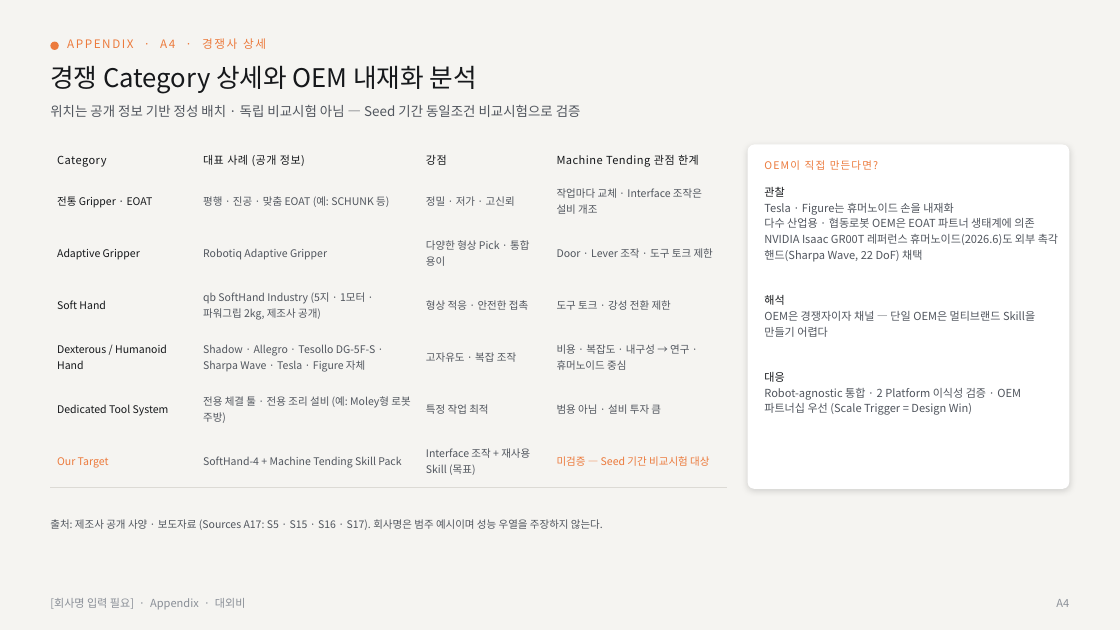
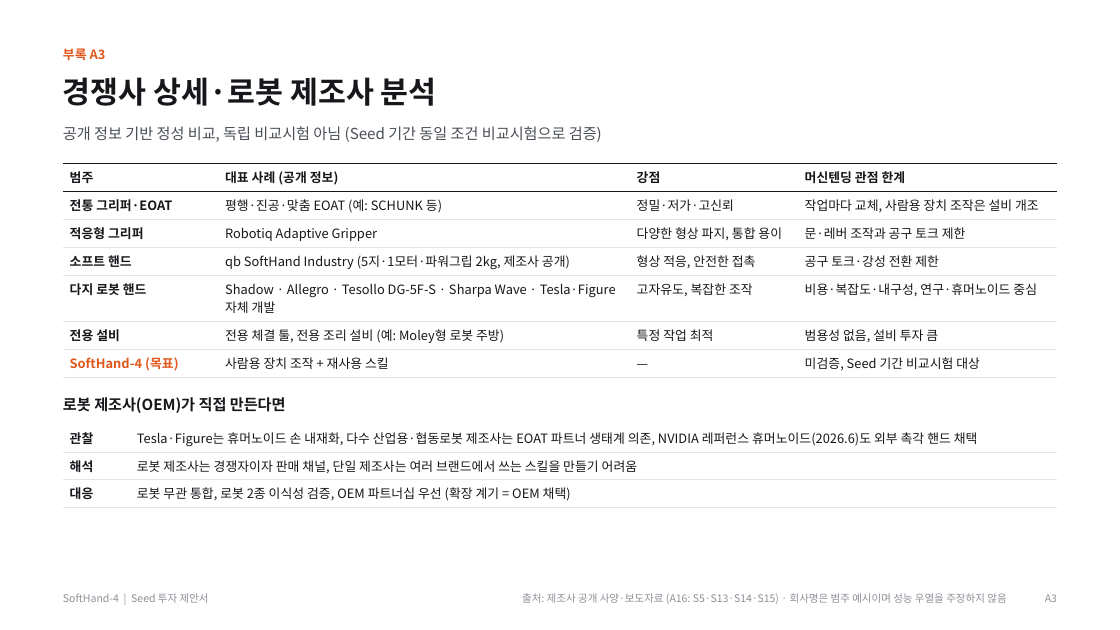
Before and after one commit to kimdonghyun2789-hash/D, a slide deck: slide 20 of SoftHand_Founding_Seed_IR_Deck_Final.pptx. Drawn at 1120x630 pixels with LibreOffice and Linux fonts; fonts in the diff are those of the drawing. Boxes give left, top, right and bottom in pixels: in the first picture for what was removed or moved away, otherwise in the second. Text is boxed around its words. In the diff, an @@ line names an element or a change of style, - is before the commit and + after.

```diff
--- a/SoftHand_Founding_Seed_IR_Deck_Final.pptx
+++ b/SoftHand_Founding_Seed_IR_Deck_Final.pptx
@@ background #F5F4F1 to #FFFFFF @@
@@ ellipse removed at (50, 41, 59, 50) @@
@@ text added at (63, 48, 106, 60), 11 pt, text #E2571B, bold @@
+부록 A3
@@ text removed at (50, 65, 477, 94) @@
-경쟁 Category 상세와 OEM 내재화 분석
@@ text at (63, 77, 437, 106): text changed; size 10 to 26 pt; text colour #EC7A3C to #15171A; bold on @@
-APPENDIX · A4 · 경쟁사 상세
+경쟁사 상세·로봇 제조사 분석
@@ text at (63, 126, 602, 142): text changed; size 11.5 to 13 pt; text colour #51565E to #4A4F57 @@
-위치는 공개 정보 기반 정성 배치 · 독립 비교시험 아님 — Seed 기간 동일조건 비교시험으로 검증
+공개 정보 기반 정성 비교, 독립 비교시험 아님 (Seed 기간 동일 조건 비교시험으로 검증)
@@ rounded rectangle removed at (748, 145, 1070, 489) @@
@@ table at (63, 164, 1057, 377) @@
-row 1, column 1: Category
+row 1, column 1: 범주
-row 1, column 4: Machine Tending 관점 한계
+row 1, column 4: 머신텐딩 관점 한계
-row 2: 전통 Gripper · EOAT | 평행 · 진공 · 맞춤 EOAT (예: SCHUNK 등) | 정밀 · 저가 · 고신뢰 | 작업마다 교체 · Interface 조작은 설비 개조
+row 2: 전통 그리퍼·EOAT | 평행·진공·맞춤 EOAT (예: SCHUNK 등) | 정밀·저가·고신뢰 | 작업마다 교체, 사람용 장치 조작은 설비 개조
-row 3: Adaptive Gripper | Robotiq Adaptive Gripper | 다양한 형상 Pick · 통합 용이 | Door · Lever 조작 · 도구 토크 제한
+row 3: 적응형 그리퍼 | Robotiq Adaptive Gripper | 다양한 형상 파지, 통합 용이 | 문·레버 조작과 공구 토크 제한
-row 4: Soft Hand | qb SoftHand Industry (5지 · 1모터 · 파워그립 2kg, 제조사 공개) | 형상 적응 · 안전한 접촉 | 도구 토크 · 강성 전환 제한
+row 4: 소프트 핸드 | qb SoftHand Industry (5지·1모터·파워그립 2kg, 제조사 공개) | 형상 적응, 안전한 접촉 | 공구 토크·강성 전환 제한
-row 5: Dexterous / Humanoid Hand | Shadow · Allegro · Tesollo DG-5F-S · Sharpa Wave · Tesla · Figure 자체 | 고자유도 · 복잡 조작 | 비용 · 복잡도 · 내구성 → 연구 · 휴머노이드 중심
+row 5: 다지 로봇 핸드 | Shadow · Allegro · Tesollo DG-5F-S · Sharpa Wave · Tesla·Figure 자체 개발 | 고자유도, 복잡한 조작 | 비용·복잡도·내구성, 연구·휴머노이드 중심
-row 6: Dedicated Tool System | 전용 체결 툴 · 전용 조리 설비 (예: Moley형 로봇 주방) | 특정 작업 최적 | 범용 아님 · 설비 투자 큼
+row 6: 전용 설비 | 전용 체결 툴, 전용 조리 설비 (예: Moley형 로봇 주방) | 특정 작업 최적 | 범용성 없음, 설비 투자 큼
-row 7: Our Target | SoftHand-4 + Machine Tending Skill Pack | Interface 조작 + 재사용 Skill (목표) | 미검증 — Seed 기간 비교시험 대상
+row 7: SoftHand-4 (목표) | 사람용 장치 조작 + 재사용 스킬 | — | 미검증, Seed 기간 비교시험 대상
@@ size 9.5 to 11 pt, text colour #16181B to #15171A, letter spacing 0.4 to 0 pt, bold on in "대표 사례 (공개 정보)", "강점" @@
@@ size 9 to 11 pt, text colour #51565E to #15171A in "Robotiq Adaptive Gripper", "특정 작업 최적" @@
@@ line spacing 1.05 to 1 @@
@@ borders changed @@
@@ table: place and size @@
-table at (50, 145, 727, 487)
+table at (63, 164, 1057, 377)
@@ text removed at (764, 187, 1058, 415) @@
-관찰
-Tesla · Figure는 휴머노이드 손을 내재화
-다수 산업용 · 협동로봇 OEM은 EOAT 파트너 생태계에 의존
-NVIDIA Isaac GR00T 레퍼런스 휴머노이드(2026.6)도 외부 촉각 핸드(Sharpa Wave, 22 DoF) 채택
-해석
-OEM은 경쟁자이자 채널 — 단일 OEM은 멀티브랜드 Skill을 만들기 어렵다
-대응
-Robot-agnostic 통합 · 2 Platform 이식성 검증 · OEM 파트너십 우선 (Scale Trigger = Design Win)
@@ text at (63, 397, 286, 413): text changed; size 9 to 13 pt; text colour #EC7A3C to #15171A; bold on @@
-OEM이 직접 만든다면?
+로봇 제조사(OEM)가 직접 만든다면
@@ table added at (63, 424, 1057, 507), 3 rows, 2 columns @@
+관찰 | Tesla·Figure는 휴머노이드 손 내재화, 다수 산업용·협동로봇 제조사는 EOAT 파트너 생태계 의존, NVIDIA 레퍼런스 휴머노이드(2026.6)도 외부 촉각 핸드 채택
+해석 | 로봇 제조사는 경쟁자이자 판매 채널, 단일 제조사는 여러 브랜드에서 쓰는 스킬을 만들기 어려움
+대응 | 로봇 무관 통합, 로봇 2종 이식성 검증, OEM 파트너십 우선 (확장 계기 = OEM 채택)
@@ text removed at (50, 598, 246, 610) @@
-[회사명 입력 필요] · Appendix · 대외비
@@ text added at (63, 593, 209, 603), 9 pt, text #8C9198 @@
+SoftHand-4 | Seed 투자 제안서
@@ text at (522, 593, 1006, 604): text changed; text colour #51565E to #8C9198 @@
-출처: 제조사 공개 사양 · 보도자료 (Sources A17: S5 · S15 · S16 · S17). 회사명은 범주 예시이며 성능 우열을 주장하지 않는다.
+출처: 제조사 공개 사양·보도자료 (A16: S5·S13·S14·S15) · 회사명은 범주 예시이며 성능 우열을 주장하지 않음
@@ text added at (1045, 594, 1057, 602), 9 pt, text #8C9198 @@
+A3
@@ text removed at (1056, 599, 1069, 607) @@
-A4
```
Also in this commit, not shown: 21 other slides changed, 11 slides added, 11 slides removed, 44 other files.
